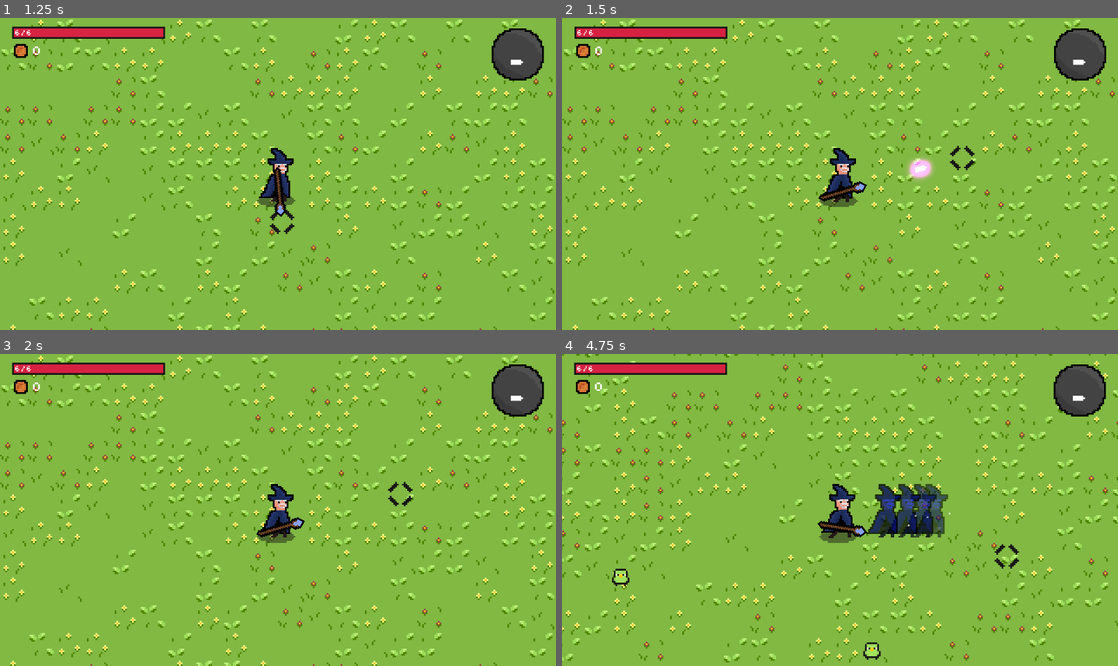
Above: before the commit, frames 1-4 (two rows, left to right).
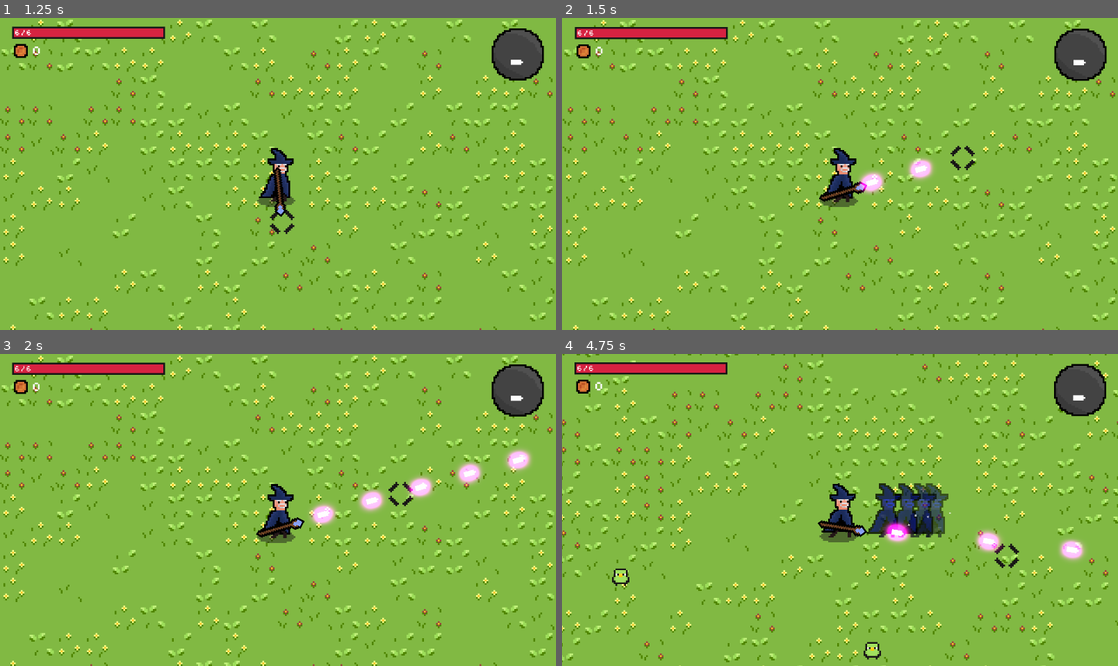
Above: after the commit, the same moments.

Repository: Henry-H08/Archibald
Game: Godot game, scene res://main/main.tscn
The game is run twice, just before and just after one commit, with the same random seed, the same clock (stepped at 60 frames per second) and the same inputs.
Inputs (mouse positions are in pixels of both pictures, inside the frame that each line leads up to):
- Up to frame 1 (1.25 s): click "Start" at 0.5 s
- Up to frame 2 (1.5 s): tap Enter at 1.25 s; move the mouse to (962, 158) at 1.27 s; press the mouse at (962, 158) at 1.28 s; hold Right (spell_right) from 1.28 s (still down)
- Up to frame 3 (2 s): keep holding Right (spell_right)
- Up to frame 4 (4.75 s): move the mouse to (728, 525) at 2.02 s; release Right (spell_right) at 2.03 s; release the mouse at (728, 525) at 2.03 s; hold S (down) 2.03-2.78 s; tap Shift (dash) at 2.1, 4.35 s; click (728, 525) at 2.3 s; move the mouse to (895, 441) at 2.77 s; press the mouse at (895, 441) at 2.78 s; hold Right (spell_right) 2.78-3.53 s; move the mouse to (812, 572) at 3.52 s; release the mouse at (812, 572) at 3.53 s; hold W (up) 3.53-4.28 s; click (812, 572) at 3.6 s; move the mouse to (1006, 556) at 4.27 s; press the mouse at (1006, 556) at 4.28 s; hold A (left) from 4.28 s (still down)

Frame 1 is identical in both runs. In frame 2, 4.6% of the frame differs, in the area x 0-100%, y 0-100%; in frame 3, 2.2%; in frame 4, 6.4%.

Commit message:
ice storm spell

Diff:
--- a/player/spell_display.tscn
+++ b/player/spell_display.tscn
@@ -6,9 +6,33 @@
 [ext_resource type="Texture2D" uid="uid://ckmc8jf2w38lc" path="res://staff and spells/magic_missile.png" id="4_ufrq5"]
 [ext_resource type="Texture2D" uid="uid://ct8sr0yb48cok" path="res://staff and spells/ice_spikes.png" id="5_1v6gx"]
 
-[sub_resource type="AtlasTexture" id="AtlasTexture_w6xgy"]
+[sub_resource type="AtlasTexture" id="AtlasTexture_lrs31"]
 atlas = ExtResource("3_r6tp2")
 region = Rect2(0, 0, 32, 32)
+
+[sub_resource type="AtlasTexture" id="AtlasTexture_ai0to"]
+atlas = ExtResource("3_r6tp2")
+region = Rect2(32, 0, 32, 32)
+
+[sub_resource type="AtlasTexture" id="AtlasTexture_jmdn8"]
+atlas = ExtResource("3_r6tp2")
+region = Rect2(0, 32, 32, 32)
+
+[sub_resource type="AtlasTexture" id="AtlasTexture_066k3"]
+atlas = ExtResource("3_r6tp2")
+region = Rect2(32, 32, 32, 32)
+
+[sub_resource type="AtlasTexture" id="AtlasTexture_1v6gx"]
+atlas = ExtResource("5_1v6gx")
+region = Rect2(0, 0, 32, 32)
+
+[sub_resource type="AtlasTexture" id="AtlasTexture_ufrq5"]
+atlas = ExtResource("5_1v6gx")
+region = Rect2(32, 0, 32, 32)
+
+[sub_resource type="AtlasTexture" id="AtlasTexture_pslte"]
+atlas = ExtResource("5_1v6gx")
+region = Rect2(0, 32, 32, 32)
 
 [sub_resource type="AtlasTexture" id="AtlasTexture_lc0wo"]
 atlas = ExtResource("4_ufrq5")
@@ -22,10 +46,33 @@
 animations = [{
 "frames": [{
 "duration": 1.0,
-"texture": SubResource("AtlasTexture_w6xgy")
+"texture": SubResource("AtlasTexture_lrs31")
+}, {
+"duration": 1.0,
+"texture": SubResource("AtlasTexture_ai0to")
+}, {
+"duration": 1.0,
+"texture": SubResource("AtlasTexture_jmdn8")
+}, {
+"duration": 1.0,
+"texture": SubResource("AtlasTexture_066k3")
 }],
 "loop": true,
 "name": &"fireball",
+"speed": 5.0
+}, {
+"frames": [{
+"duration": 1.0,
+"texture": SubResource("AtlasTexture_1v6gx")
+}, {
+"duration": 1.0,
+"texture": SubResource("AtlasTexture_ufrq5")
+}, {
+"duration": 1.0,
+"texture": SubResource("AtlasTexture_pslte")
+}],
+"loop": true,
+"name": &"ice_storm",
 "speed": 5.0
 }, {
 "frames": [{
@@ -54,4 +101,4 @@
 [node name="displayed_spell" type="AnimatedSprite2D" parent="."]
 position = Vector2(-2, -9)
 sprite_frames = SubResource("SpriteFrames_a50ba")
-animation = &"triple_ice"
+animation = &"fireball"
--- a/staff and spells/basic_staff.gd
+++ b/staff and spells/basic_staff.gd
@@ -4,7 +4,7 @@
 @onready var camera_2d: Camera2D = $"../Camera2D"
 
 var can_use = true
-var spells = [magic_missile, fireball, triple_ice]
+var spells = [magic_missile, fireball, triple_ice, ice_storm]
 var current_spell = magic_missile
 var current = 0
 var spell = []
@@ -27,6 +27,12 @@
 	const delay: float = 0.7
 	const shake: float = 3
 
+class ice_storm:
+	const title: String = "ice_storm"
+	const file: = preload("res://staff and spells/ice_storm.tscn")
+	const delay: float = 0.3
+	const shake: float = 3
+
 
 
 func _process(delta: float) -> void:
@@ -40,7 +46,7 @@
 	else:
 		scale.y = 1
 
-	if Input.is_action_just_pressed("shoot"):
+	if Input.is_action_pressed("shoot"):
 		if can_use == true:
 			camera_2d.apply_shake(current_spell.shake)
 			var bullet_instance = current_spell.file.instantiate()
@@ -58,7 +64,7 @@
 		else:
 			current -= 1
 	if Input.is_action_just_pressed("spell_right"):
-		if current == 2:
+		if current == 3:
 			current = 0
 		else:
 			current += 1
--- a/staff and spells/ice_spike.gd
+++ b/staff and spells/ice_spike.gd
@@ -16,3 +16,7 @@
 	if body.has_method("take_damage"):
 		queue_free()
 		body.take_damage(2)
+
+
+func _on_timer_timeout() -> void:
+	queue_free()
--- a/staff and spells/ice_spike.tscn
+++ b/staff and spells/ice_spike.tscn
@@ -26,4 +26,10 @@
 scale = Vector2(0.2, 0.2)
 shape = SubResource("RectangleShape2D_8tt3l")
 
+[node name="Timer" type="Timer" parent="."]
+wait_time = 3.0
+one_shot = true
+autostart = true
+
 [connection signal="body_entered" from="Area2D" to="." method="_on_area_2d_body_entered"]
+[connection signal="timeout" from="Timer" to="." method="_on_timer_timeout"]
--- /dev/null
+++ b/staff and spells/ice_storm.tscn
@@ -0,0 +1,32 @@
+[gd_scene load_steps=2 format=3 uid="uid://bo0nppejo1d7q"]
+
+[ext_resource type="PackedScene" uid="uid://clcq4ahwnov0b" path="res://staff and spells/ice_spike.tscn" id="1_yq5uw"]
+
+[node name="ice_storm" type="Node2D"]
+
+[node name="ice_spike" parent="." instance=ExtResource("1_yq5uw")]
+rotation = 0.698132
+
+[node name="ice_spike2" parent="." instance=ExtResource("1_yq5uw")]
+rotation = 1.39626
+
+[node name="ice_spike3" parent="." instance=ExtResource("1_yq5uw")]
+rotation = 2.0944
+
+[node name="ice_spike4" parent="." instance=ExtResource("1_yq5uw")]
+rotation = 2.79253
+
+[node name="ice_spike5" parent="." instance=ExtResource("1_yq5uw")]
+rotation = 3.49066
+
+[node name="ice_spike6" parent="." instance=ExtResource("1_yq5uw")]
+rotation = 4.18879
+
+[node name="ice_spike7" parent="." instance=ExtResource("1_yq5uw")]
+rotation = 4.88692
+
+[node name="ice_spike8" parent="." instance=ExtResource("1_yq5uw")]
+rotation = 5.58505
+
+[node name="ice_spike9" parent="." instance=ExtResource("1_yq5uw")]
+rotation = 6.28319
Not shown: 1 places in player/spell_display.tscn that only renumber resources
Not shown, changed: exports/Archibald!.html
Not shown, changed: exports/Archibald!.pck
